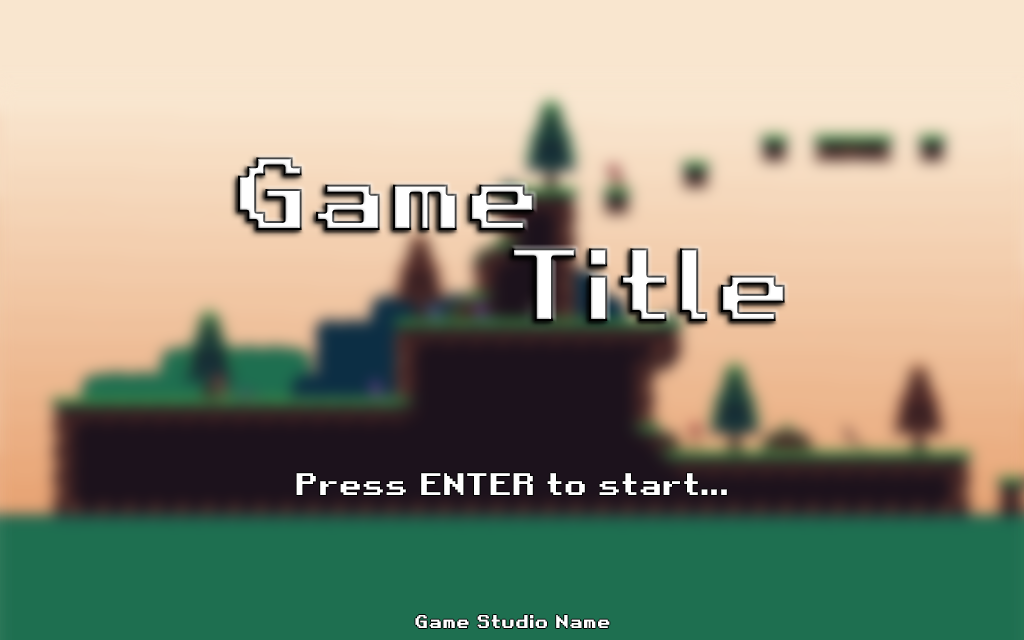
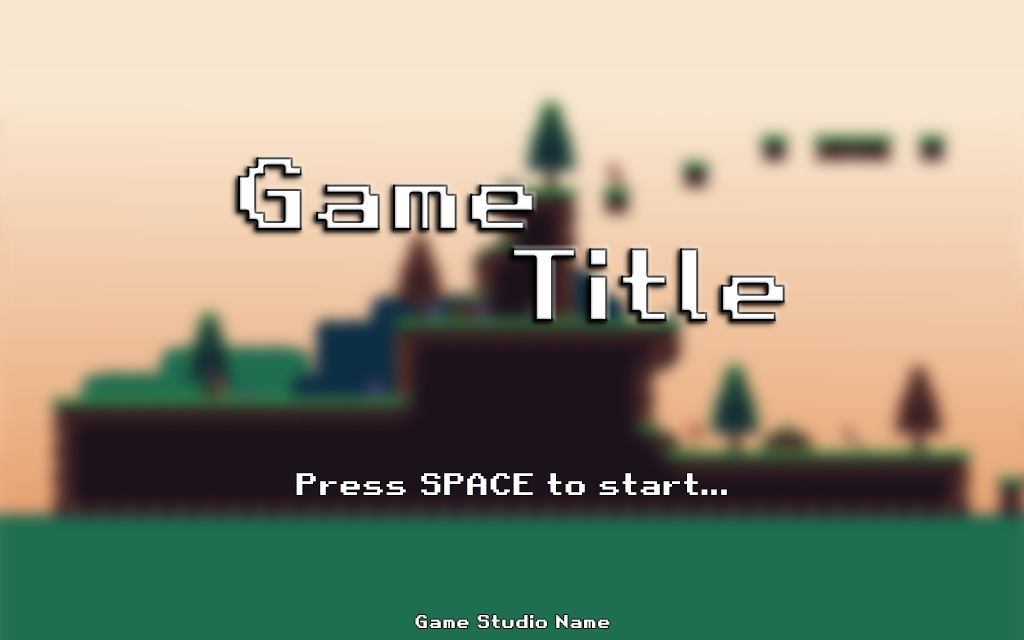
Two versions of the same layered image (1024 × 640). Layer-by-layer changes:
renamed "Press ENTER to start..." to "Press SPACE to start...", painted on it over left=420, top=473, right=534, bottom=495
